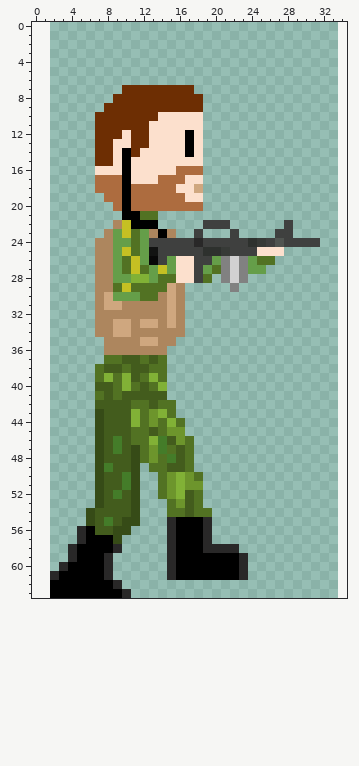
Edited in one commit: pixel-art sprite (Character/walk/walk_4.png). This is how it looked before the edit.
The file is 32x64 pixels. Pixels under 10% opacity are left out. Colours within 5 levels of each other are drawn and written as one. The old version is drawn lined up with the new one, on the new canvas.
The same view after the edit:
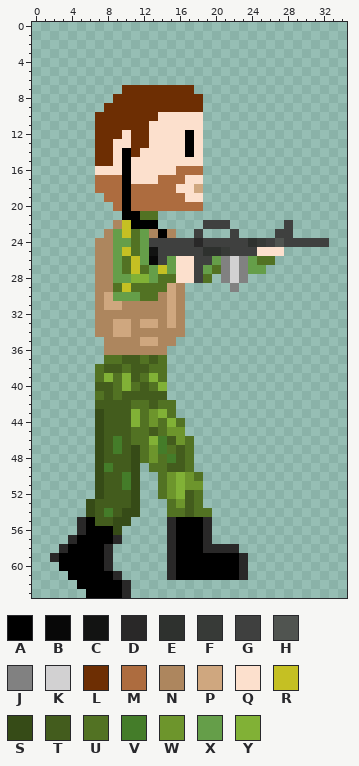
Palette (. is transparent): A #000000  B #080808  C #121312  D #292828  E #2e312e  F #373a37  G #3f403f  H #505450  J #818181  K #d2d1d2  L #6d2e03  M #ad6c3f  N #ad865e  P #cfa77f  Q #fce0cd  R #c5c023  S #364b17  T #435c1d  U #527223  V #447c29  W #6d952c  X #659e49  Y #81b136
Difference:
canvas 32x64 -> 35x64, the old top-left corner now at 2,0
The author put colour A in row 59 at x 3.
Colour D becomes colour A in row 57 at x 5; in rows 58 to 59 at x 4; in row 60 at x 3; in row 61 at x 8; in row 62 at x 9.
Colour S becomes colour A in row 55 at x 6.
Colour T becomes colour A in row 56 at x 7 to 8.
The author put colour D in row 55 at x 5; in row 57 at x 4; in row 58 at x 3; in row 59 at x 2; in row 61 at x 9; in row 62 at x 10.
Colour A becomes colour D in row 58 at x 8.
Colour S becomes colour D in row 57 at x 9.
The author put colour G in row 24 at x 32.
The author put colour S in row 53 at x 6.
Colour T becomes colour S in row 54 at x 10; in row 55 at x 9.
Colour S becomes colour T in row 53 at x 7.
Colour V becomes colour T in row 52 at x 9; in row 55 at x 8.
Colour T becomes colour V in row 54 at x 8.
The edit erases colour A in row 61 at x 3; in row 62 at x 2 to 4; in row 63 at x 2 to 5.
The edit erases colour D in row 58 at x 9; in row 61 at x 2.
The edit erases colour S in row 55 at x 11; in row 56 at x 10.
Pixel boxes of the changes (left, top, right, bottom) in both pictures:
added: (320, 238, 329, 247)
changed: (50, 490, 140, 598)
